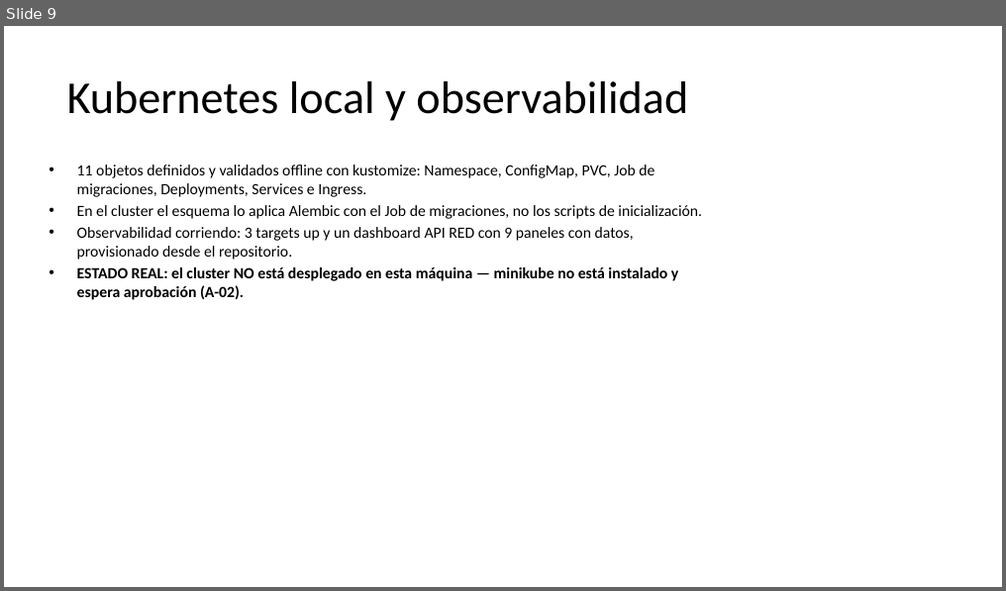
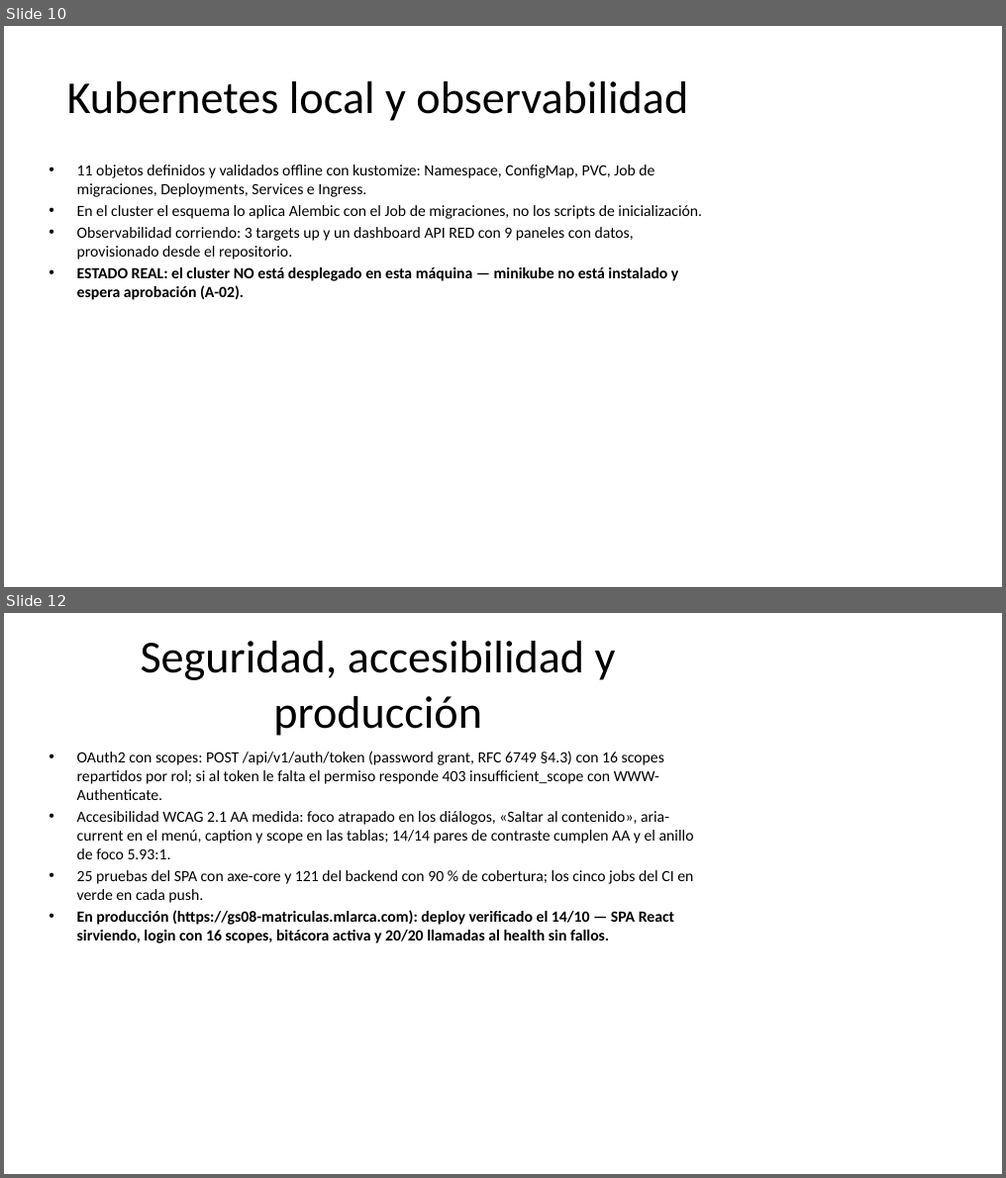
Before and after one commit to rarteagar/gs08-matriculas, a slide deck: docs/informe/exposicion-gs08-2026-10-13.pptx. Shown one above the other, each under a label of ours: slide 9 before the commit, slides 10 and 12 after it; the slides between them are not shown. The pictures are 1006x591 and 1006x1178 pixels, drawn with LibreOffice and Linux fonts; fonts in the diff are those of the drawing. Boxes give left, top, right and bottom in pixels: in the first picture for what was removed or moved away, otherwise in the second. Text is boxed around its words. In the diff, an @@ line names an element or a change of style, - is before the commit and + after.

Commit message:
ci(cd): despliegue del VPS (Coolify) como job de entrega continua
El entorno real del proyecto es el VPS del grupo con Coolify, asi que el CD se
cierra desde GitHub Actions: el job desplegar_vps pide el despliegue por la API
de Coolify al terminar el CI en verde sobre main, espera el estado finished y
verifica produccion (health 200 y el bundle servido).

Queda apagado por la variable VPS_DEPLOY_ENABLED (mismo patron que los otros dos
despliegues del repo) hasta que el dueno configure el secret COOLIFY_TOKEN.

Decision D-32 en docs/decisiones.md; runbook 9 en docs/devops/COMANDOS.md.

```diff
--- a/docs/informe/exposicion-gs08-2026-10-13.pptx
+++ b/docs/informe/exposicion-gs08-2026-10-13.pptx
@@ slide 12 added at bbox=[4, 613, 1002, 1174], background #FFFFFF @@
@@ title added at bbox=[141, 641, 616, 736], 44 pt, text #000000 @@
+Seguridad, accesibilidad y producción
@@ text added at bbox=[77, 751, 694, 944], 15 pt, text #000000 @@
+• OAuth2 con scopes: POST /api/v1/auth/token (password grant, RFC 6749 §4.3) con 16 scopes repartidos por rol; si al token le falta el permiso responde 403 insufficient_scope con WWW-Authenticate.
+• Accesibilidad WCAG 2.1 AA medida: foco atrapado en los diálogos, «Saltar al contenido», aria-current en el menú, caption y scope en las tablas; 14/14 pares de contraste cumplen AA y el anillo de foco 5.93:1.
+• 25 pruebas del SPA con axe-core y 121 del backend con 90 % de cobertura; los cinco jobs del CI en verde en cada push.
+• En producción (https://gs08-matriculas.mlarca.com): deploy verificado el 14/10 — SPA React sirviendo, login con 16 scopes, bitácora activa y 20/20 llamadas al health sin fallos.
@@ what was slide 9 is now slide 10 @@
```
Also in this commit, not shown: 5 slides changed, 1 other slide added, 8 other files.
